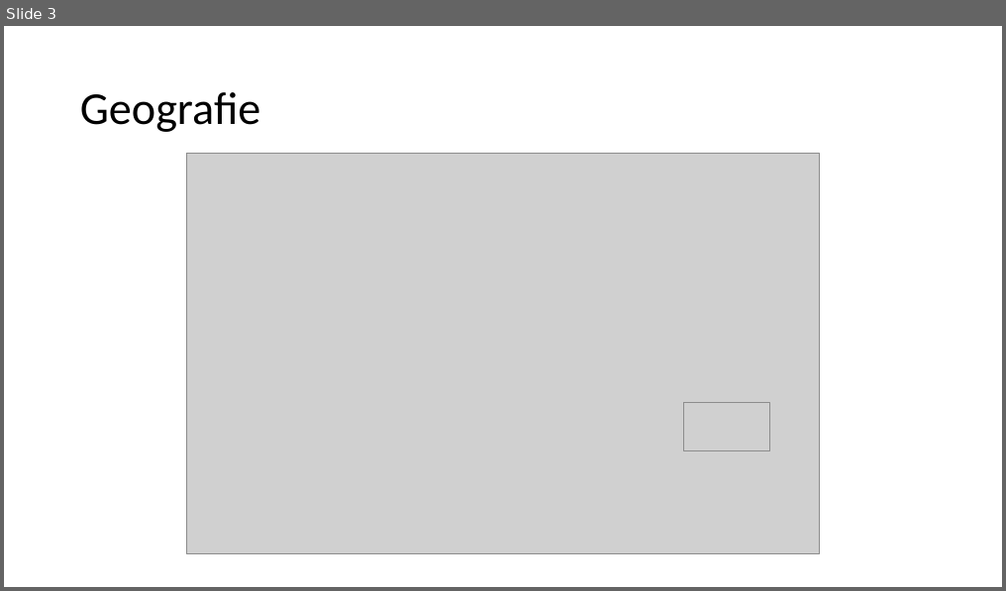
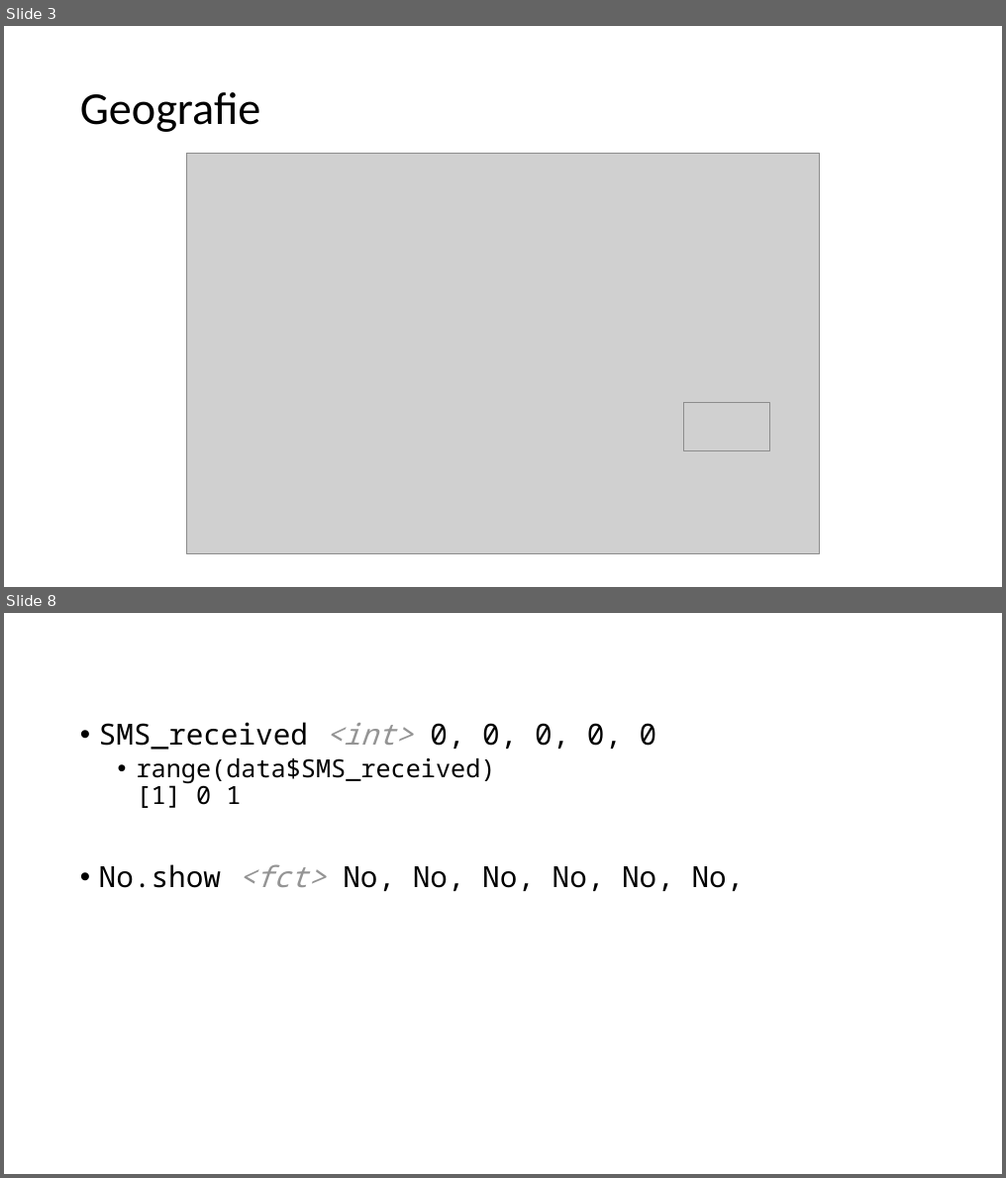
Before and after one commit to soldiervinz/BI_AppointmentShowUp, a slide deck: Medical Appointment No Shows.pptx. Shown one above the other, each under a label of ours: slide 3 before the commit, slides 3 and 8 after it; the slides between them are not shown. The pictures are 1006x591 and 1006x1178 pixels, drawn with LibreOffice and Linux fonts; fonts in the diff are those of the drawing; grey boxes stand for pictures. Boxes give left, top, right and bottom in pixels: in the first picture for what was removed or moved away, otherwise in the second. Text is boxed around its words. In the diff, an @@ line names an element or a change of style, - is before the commit and + after.

Commit message:
PPP Einführung und Clean up data

```diff
--- a/Medical Appointment No Shows.pptx
+++ b/Medical Appointment No Shows.pptx
@@ slide 8 added at bbox=[4, 613, 1002, 1174], background #FFFFFF @@
@@ text added at bbox=[99, 722, 745, 891], 28 pt, text #000000 @@
+• SMS_received <int> 0, 0, 0, 0, 0
+  • range(data$SMS_received)
+    [1] 0 1
+• No.show <fct> No, No, No, No, No, No,
```
Also in this commit, not shown: 1 slide changed, 4 other slides added.
